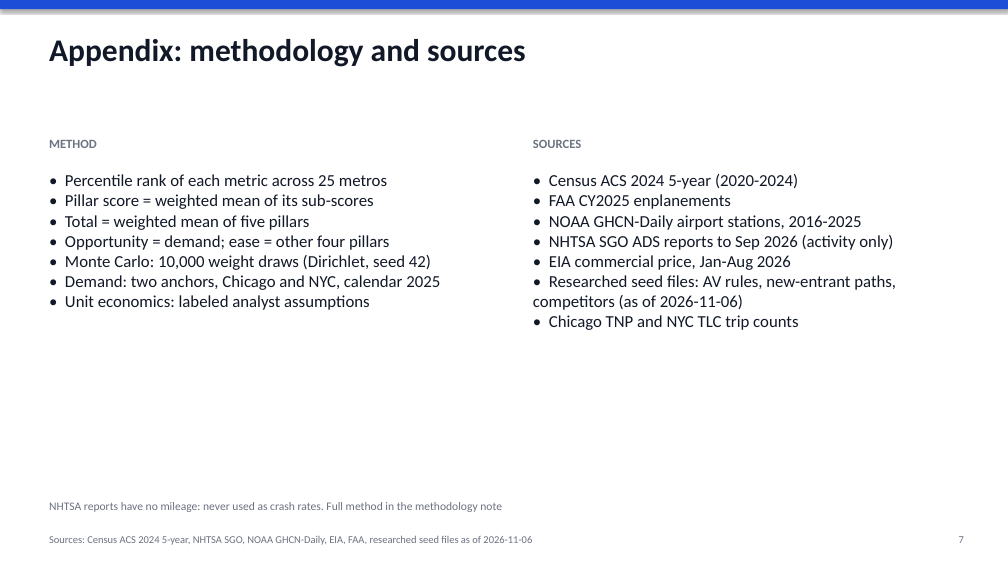
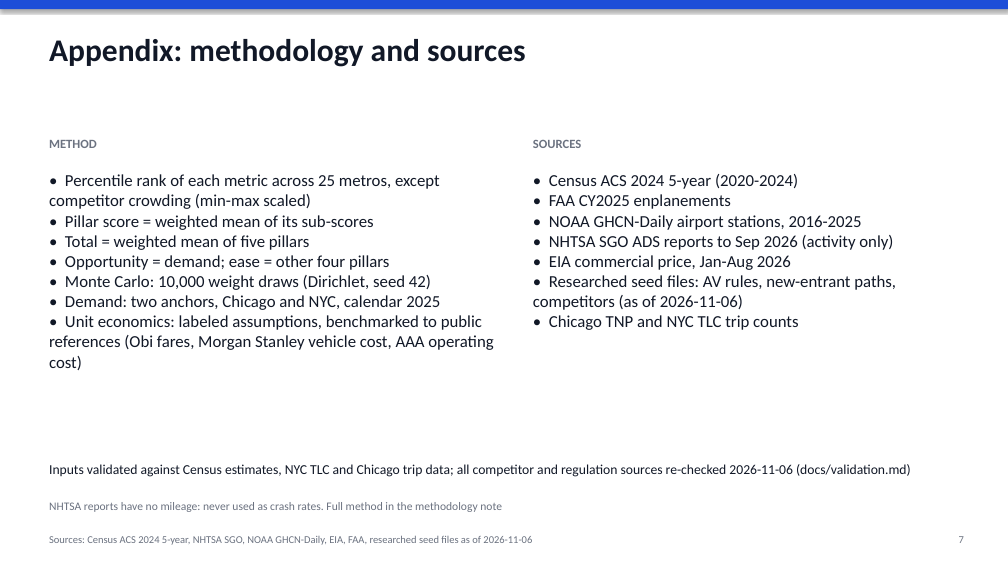
Before and after one commit to jmayank574/av-expansion-strategy, a slide deck: slide 7 of reports/deck.pptx. Drawn at 1008x567 pixels with LibreOffice and Linux fonts; fonts in the diff are those of the drawing. Boxes give left, top, right and bottom in pixels: in the first picture for what was removed or moved away, otherwise in the second. Text is boxed around its words. In the diff, an @@ line names an element or a change of style, - is before the commit and + after.

```diff
--- a/reports/deck.pptx
+++ b/reports/deck.pptx
@@ text at <box>49,174,440,209</box>: text changed @@
-• Percentile rank of each metric across 25 metros
+• Percentile rank of each metric across 25 metros, except competitor crowding (min-max scaled)
@@ text at <box>49,315,493,370</box>: text changed @@
-• Unit economics: labeled analyst assumptions
+• Unit economics: labeled assumptions, benchmarked to public references (Obi fares, Morgan Stanley vehicle cost, AAA operating cost)
@@ text added at <box>49,464,911,477</box>, 13 pt, text #111827 @@
+Inputs validated against Census estimates, NYC TLC and Chicago trip data; all competitor and regulation sources re-checked 2026-11-06 (docs/validation.md)
```
Also in this commit, not shown: 3 other slides changed, 6 other files.
